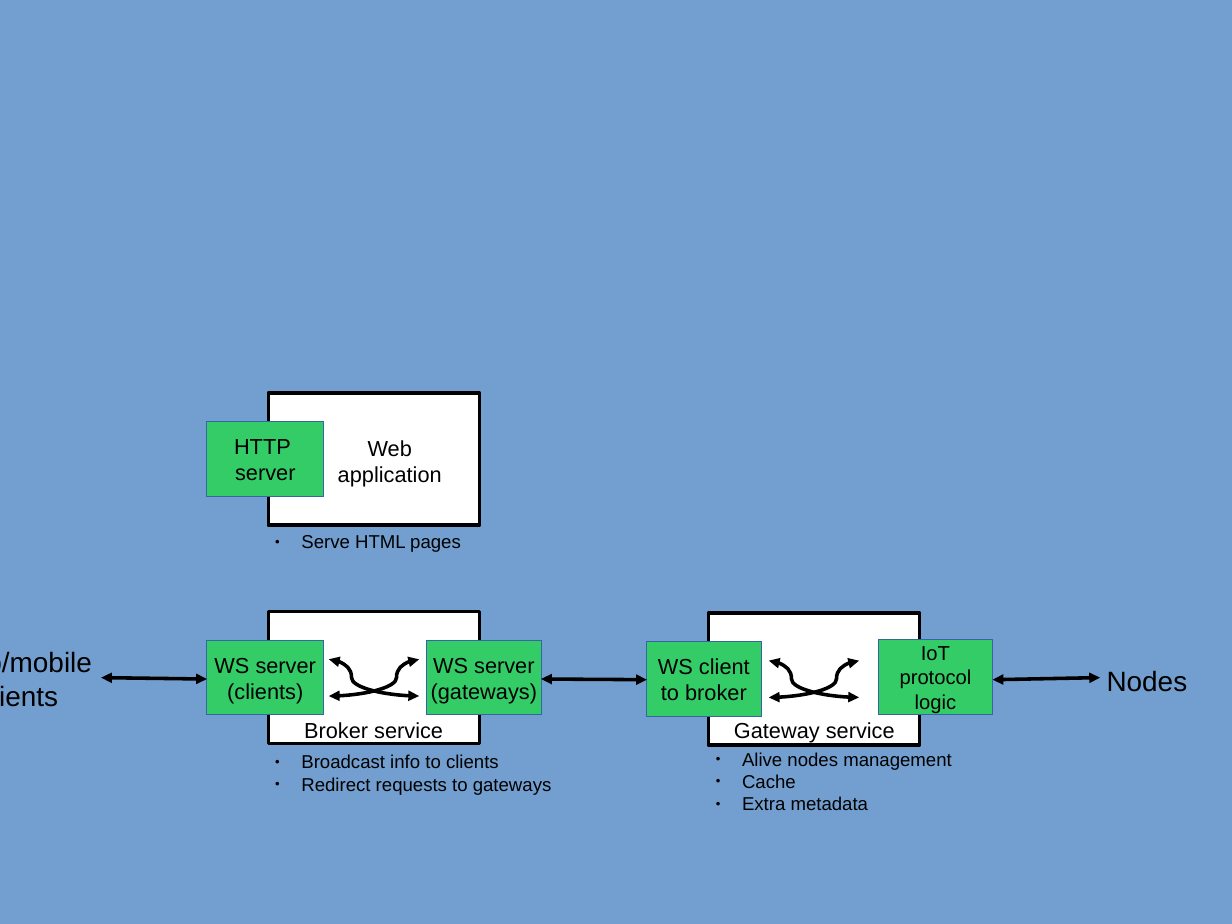
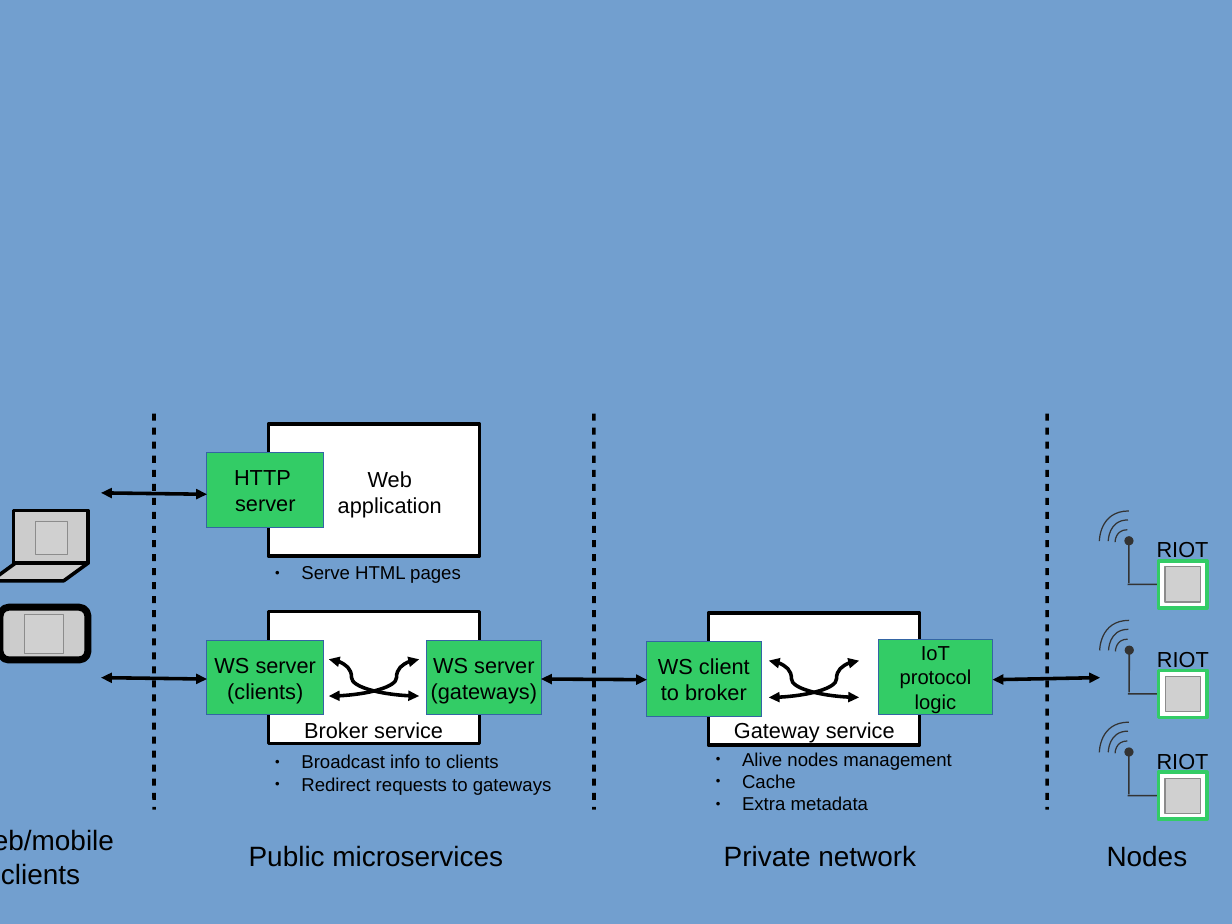
Before and after one commit to aabadie/aabadie.github.io, a slide deck: slide 5 of talks/pyparis-2017-iot/misc/illustrations.odp. Drawn at 1232x924 pixels with LibreOffice and Linux fonts; fonts in the diff are those of the drawing; grey boxes stand for pictures. Boxes give left, top, right and bottom in pixels: in the first picture for what was removed or moved away, otherwise in the second. Text is boxed around its words. In the diff, an @@ line names an element or a change of style, - is before the commit and + after.

```diff
--- a/talks/pyparis-2017-iot/misc/illustrations.odp
+++ b/talks/pyparis-2017-iot/misc/illustrations.odp
@@ line added from (154, 414) to (154, 809), #000000 2.3 pt @@
@@ line added from (594, 414) to (594, 809), #000000 2.3 pt @@
@@ line added from (1048, 414) to (1048, 809), #000000 2.3 pt @@
@@ 2 texts, 2 rectangles: place and size @@
-2 texts, 2 rectangles at bbox=[207, 394, 480, 552]
+2 texts, 2 rectangles at bbox=[207, 424, 480, 583]
@@ double arrow added from (102, 493) to (207, 494), #000000 2.3 pt @@
@@ rectangle added at bbox=[13, 511, 87, 563], fill #CCCCCC, outline #000000 2.3 pt @@
@@ picture added at bbox=[35, 522, 67, 555] @@
@@ group added at bbox=[1100, 511, 1157, 585]: 5 freeform shapes @@
@@ parallelogram added at bbox=[0, 563, 88, 581], fill #CCCCCC, outline #000000 2.3 pt @@
@@ text added at bbox=[1157, 542, 1209, 562], 14 pt, text #000000 @@
+RIOT
@@ freeform shape added at bbox=[1159, 561, 1207, 608], fill #FFFFFF, outline #33CC66 2.3 pt @@
@@ picture added at bbox=[1166, 567, 1201, 601] @@
@@ rounded rectangle added at bbox=[0, 607, 88, 660], fill #CCCCCC, outline #000000 4.51 pt @@
@@ picture added at bbox=[25, 614, 64, 653] @@
@@ group added at bbox=[1100, 620, 1157, 694]: 5 freeform shapes @@
@@ text added at bbox=[1157, 652, 1209, 672], 14 pt, text #000000 @@
+RIOT
@@ freeform shape added at bbox=[1159, 671, 1207, 718], fill #FFFFFF, outline #33CC66 2.3 pt @@
@@ picture added at bbox=[1166, 676, 1201, 711] @@
@@ group added at bbox=[1100, 722, 1157, 796]: 5 freeform shapes @@
@@ text added at bbox=[1157, 754, 1209, 773], 14 pt, text #000000 @@
+RIOT
@@ freeform shape added at bbox=[1159, 773, 1207, 819], fill #FFFFFF, outline #33CC66 2.3 pt @@
@@ picture added at bbox=[1166, 778, 1201, 813] @@
@@ text "Web/mobile" rewrapped from bbox=[0, 651, 92, 673] to bbox=[0, 829, 114, 885] @@
@@ text "Nodes": place and size @@
-text "Nodes" at bbox=[1107, 670, 1188, 692]
+text "Nodes" at bbox=[1107, 845, 1188, 867]
@@ text added at bbox=[249, 845, 503, 867], 18 pt, text #000000 @@
+Public microservices
@@ text added at bbox=[724, 845, 916, 867], 18 pt, text #000000 @@
+Private network
```
Also in this commit, not shown: 1 other slide changed, 3 other files.
